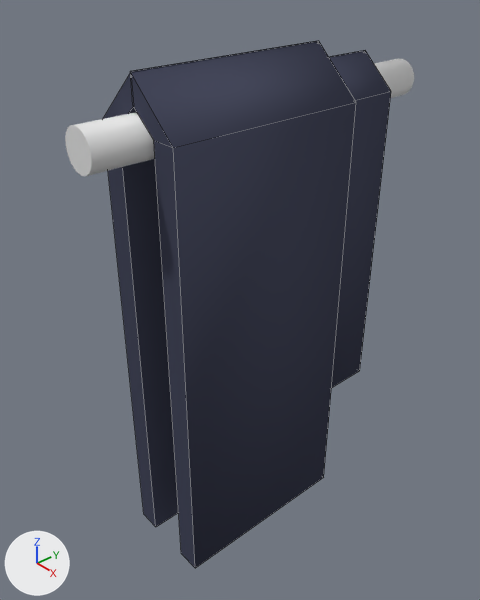
One commit to the Blender file ContaminationControl/Assets/Models/lockerClothesHanging.blend: the scene before it, then after it.
Both versions are drawn from a camera (50 mm lens) standing at (1.04, -0.983, 0.364) and looking at (-0.034, -0.049, -0.471). Lighting does not change. The marker at lower left points along +X, +Y and +Z. Mesh edges are drawn as thin lines on the coarser meshes.

The scene before the commit, as lines of its bpy script (objects in view):
```python
mat_material_001 = diffuse_material('Material.001')
mat_material_001.base_color = (0.0613, 0.0666, 0.107)  # dark blue #46495c
me_cube_003 = bpy.data.meshes.new('Cube.003')
me_cube_003.from_pydata(...)  # 48 vertices, 40 faces; spans x -0.22..0.1, y -0.24..0.64, z -1.16..0.5
me_cube_003.materials.append(mat_material_001)  # dark blue #46495c
me_cylinder = bpy.data.meshes.new('Cylinder')
me_cylinder.from_pydata(...)  # a 32-sided cylinder along z spanning x -1.0..1.0, y -1.0..1.0, z -10.2..10.2
for i in [*range(0, 30), 31, 32]: me_cylinder.polygons[i].use_smooth = True
ob_rod = bpy.data.objects.new('Rod', me_cylinder)
ob_rod.location = (0.0, 0.0, 0.0)
ob_rod.rotation_euler = (1.571, 1.571, 0.0)  # degrees (90, 90, 0)
ob_rod.scale = (0.0445, 0.0445, 0.0445)
ob_scrubs = bpy.data.objects.new('Scrubs', me_cube_003)
ob_scrubs.location = (-0.039, 0.133, -0.243)
ob_scrubs.rotation_euler = (0.0, 0.0, 3.142)  # degrees (0, 0, 180)
ob_scrubs.scale = (0.726, 0.726, 0.726)
```
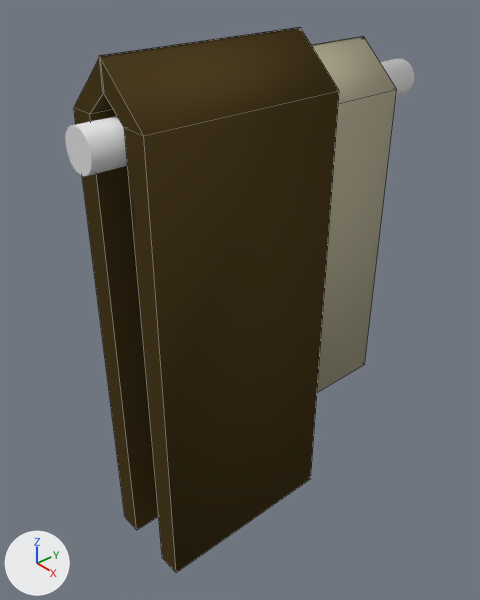
Location of each change, [x1, y1, x2, y2] in pixels of the pictures (480 x 600 px; the box of a moved part takes in the faces that stretch with it):
'Scrubs', recoloured, reshaped, moved (blue to brown, 8% narrower): before [103, 41, 391, 568]; after [74, 27, 339, 572]
'Scrubs.001', added: after [312, 36, 397, 392]
part 1 of me_cube_003, moved or reshaped (not visible afterwards): before [330, 51, 391, 388]
part 2 of me_cube_003, moved or reshaped: before [103, 41, 319, 527]; after [74, 27, 301, 530]
part 3 of me_cube_003, moved or reshaped: before [130, 41, 356, 568]; after [100, 27, 339, 572]

The change in detail:
Material 'Material.001' (mat_material_001) changes colour from dark blue #46495c to brown #4c3d21; in linear values from (0.0613, 0.0666, 0.107) to (0.0732, 0.0474, 0.0152).
Material 'Material.003' (mat_material_003) is new.
Its base color is (0.458, 0.422, 0.296) (beige #b4ae94).
me_cube_003 has 48 vertices, 40 faces and spans x -0.22..0.1, y -0.24..0.64, z -1.16..0.5.
me_cube_003 is used by ob_scrubs; location (-0.039, 0.133, -0.243); rotation (0.0, 0.0, 3.142), in degrees (0, 0, 180); scale (0.726, 0.726, 0.726).
me_cube_003 part 1: the loose piece of 12 vertices spanning x -0.17..-0.05, y -0.24..0.24, z -0.76..0.45 is scaled about its middle by (1, 0.505, 1), then moved by (0.0, 0.12, 0.8).
me_cube_003 part 2: the loose piece of 12 vertices spanning x -0.06..0.1, y -0.01..0.64, z -1.16..0.5 is moved by (0.0, 0.0, 0.8).
me_cube_003 part 3: the loose piece of 12 vertices spanning x -0.22..-0.06, y -0.01..0.64, z -1.16..0.5 is moved by (0.0, 0.0, 0.8).
Mesh me_cube_000 is new.
It has 48 vertices, 40 faces and spans x -0.221..0.1, y -0.015..0.644, z 0.009..1.301.
It uses material mat_material_003 (beige #b4ae94).
Object 'Scrubs' (ob_scrubs) moves from (-0.039, 0.133, -0.243) to (-0.039, 0.074, -0.793).
Object 'Scrubs.001' (ob_scrubs_001) is new; it shows me_cube_000.
Its location is (-0.039, 0.288, -0.758).
Its rotation in degrees is (0, 0, 180).
Its scale is (0.669, 0.669, 0.669).
